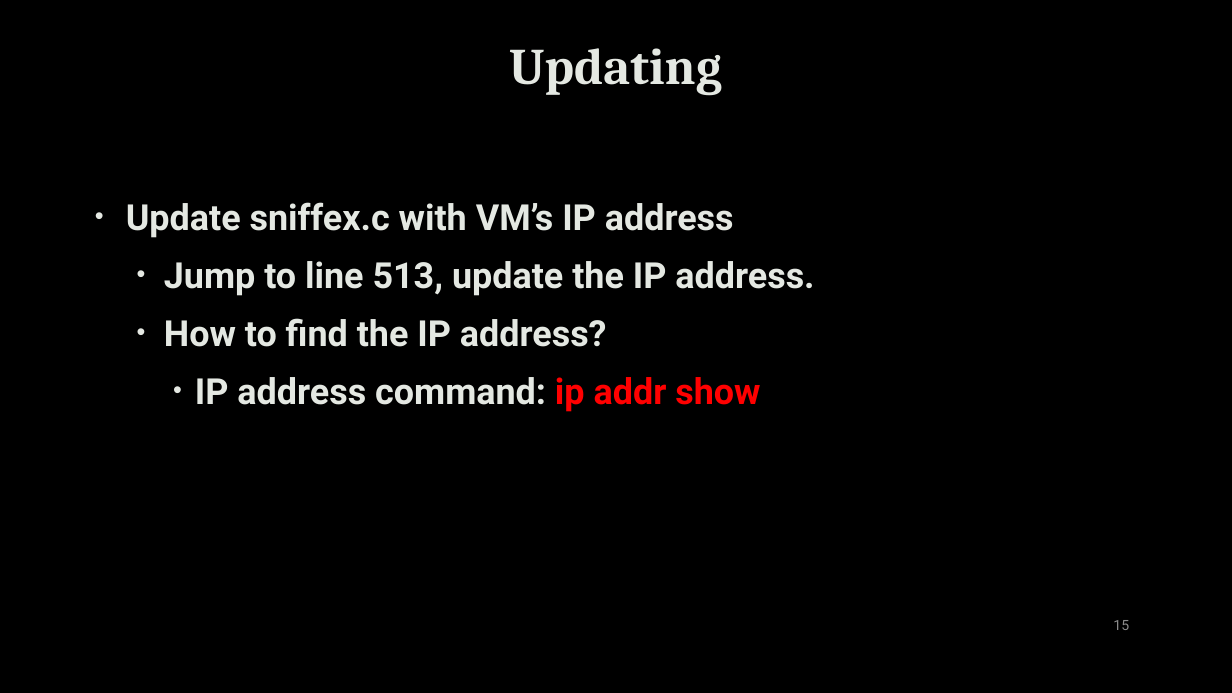
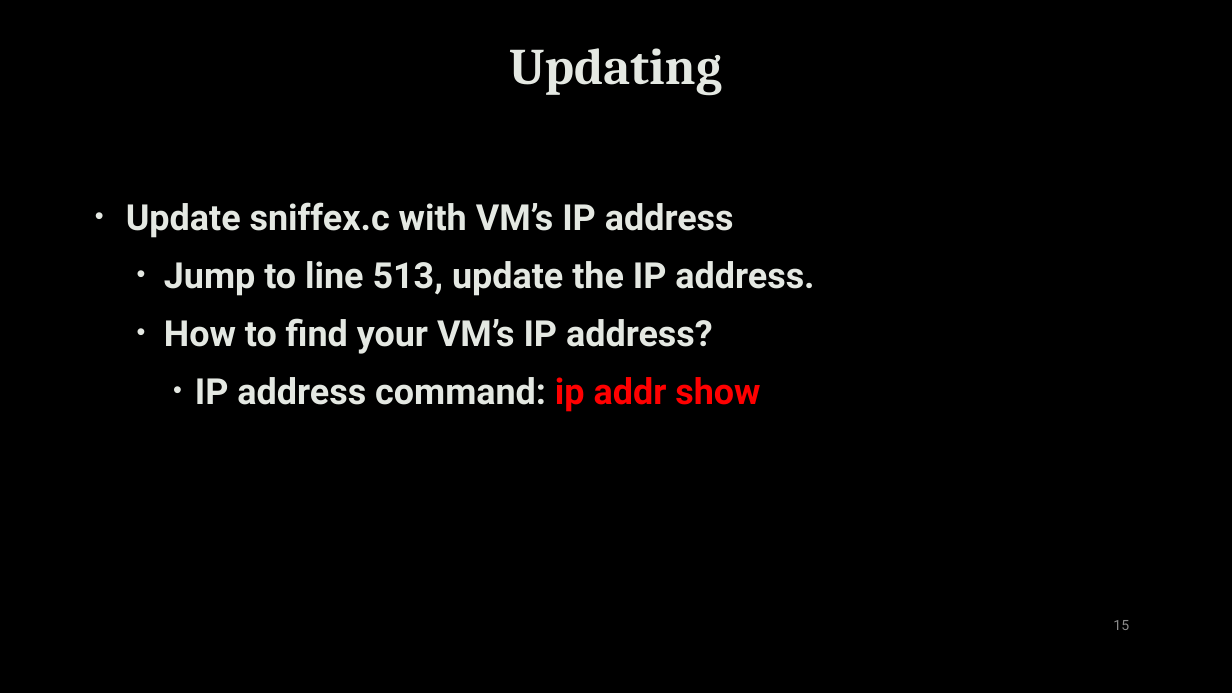
Before and after one commit to uwacyber/cits1003, a slide deck: slide 15 of cits1003-lecture_slides/CITS1003-3 NetworkAndComputers-exercises.pptx. Drawn at 1232x693 pixels with LibreOffice and Linux fonts; fonts in the diff are those of the drawing; background and template pictures are left out. Boxes give left, top, right and bottom in pixels: in the first picture for what was removed or moved away, otherwise in the second. Text is boxed around its words. In the diff, an @@ line names an element or a change of style, - is before the commit and + after.

```diff
--- a/cits1003-lecture_slides/CITS1003-3 NetworkAndComputers-exercises.pptx
+++ b/cits1003-lecture_slides/CITS1003-3 NetworkAndComputers-exercises.pptx
@@ text at (x1=164, y1=318, x2=713, y2=354): text changed @@
-  • How to find the IP address?
+  • How to find your VM’s IP address?
```
Also in this commit, not shown: 8 other slides changed.
